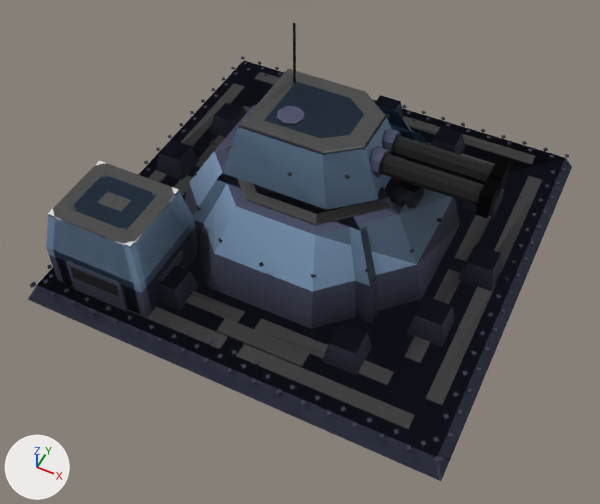
What one commit did to the glTF model assets/set_v5/veyran_advanced_defences_damaged.glb.
Camera for both pictures: a camera (50 mm lens) standing at (4.35, -9.5, 11.03) and looking at (0.24, -1.29, 0.76). Lighting does not change. The marker at lower left points along +X, +Y and +Z. The older version comes first. Vertices at exactly the same position are counted once.

The scene before the commit, as lines of its bpy script (objects in view):
```python
me_mesh_0 = bpy.data.meshes.new('Mesh_0')
me_mesh_0.from_pydata(...)  # 1949 vertices, 2562 faces; spans x -3.7..3.7, y -3.7..3.7, z 0.0..1.92
# faces by material slot: [70, 2032, 268, 168, 24]
me_mesh_0.materials.append(mat_paint)
me_mesh_0.materials.append(mat_paint2)
me_mesh_0.materials.append(mat_team)
me_mesh_0.materials.append(mat_metal)
me_mesh_0.materials.append(mat_rubber)
me_mesh_2 = bpy.data.meshes.new('Mesh_2')
me_mesh_2.from_pydata(...)  # 80 vertices, 124 faces; spans x 0.0..2.1, y -0.47..0.47, z -0.23..0.23
# faces by material slot: [56, 68]
me_mesh_2.materials.append(mat_paint2)
me_mesh_2.materials.append(mat_metal)
me_mesh_3 = bpy.data.meshes.new('Mesh_3')
me_mesh_3.from_pydata(...)  # 417 vertices, 594 faces; spans x -3.7..3.7, y -3.7..3.7, z 0.0..1.92
# faces by material slot: [61, 275, 258]
me_mesh_3.materials.append(mat_paint)
me_mesh_3.materials.append(mat_paint2)
me_mesh_3.materials.append(mat_team)
ob_barrel = bpy.data.objects.new('barrel', me_mesh_2)
ob_barrel.parent = ob_turret
ob_barrel.location = (0.875, 0.0, 0.475)
ob_body = bpy.data.objects.new('body', me_mesh_0)
ob_body.parent = ob_veyran_advanced_defences_damaged_lod0
ob_body.location = (0.0, 0.0, 0.0)
ob_body_001 = bpy.data.objects.new('body.001', me_mesh_3)
ob_body_001.parent = ob_veyran_advanced_defences_damaged_lod1
ob_body_001.location = (0.0, 0.0, 0.0)
# also in view: 'turret.002' at (0.0, 0.0, 2.78); 'body.002' at (0.0, 0.0, 0.92); 'turret' at (0.0, 0.0, 2.78)
```
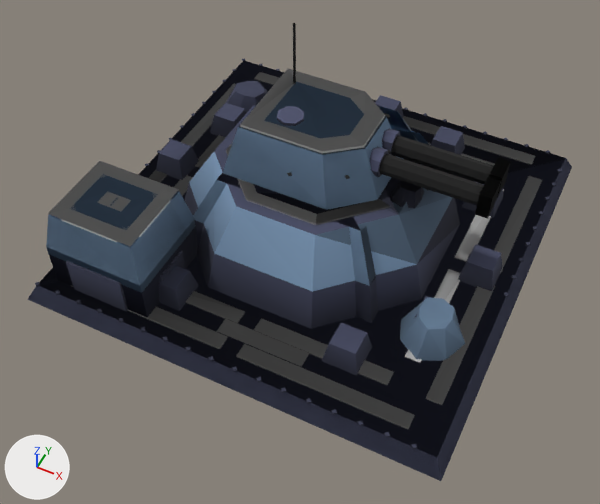
Boxes (x1, y1, x2, y2) around the edits, measured in the pictures (600 x 504 px; the box of a moved part takes in the faces that stretch with it):
'body', reshaped
    before: (30, 56, 571, 479)
    after: (30, 58, 571, 479)
'body.001', reshaped
    before: (29, 61, 572, 480)
    after: (28, 61, 572, 481)
part 1 of me_mesh_0, moved or reshaped
    before: (203, 358, 208, 363)
    after: (209, 356, 214, 362)
part 2 of me_mesh_0, moved or reshaped
    before: (251, 378, 256, 384)
    after: (256, 377, 262, 382)
part 3 of me_mesh_0, moved or reshaped
    before: (276, 389, 281, 394)
    after: (281, 387, 286, 393)
part 4 of me_mesh_0, moved or reshaped
    before: (301, 400, 306, 405)
    after: (306, 398, 311, 404)
part 5 of me_mesh_0, moved or reshaped
    before: (326, 411, 332, 416)
    after: (332, 409, 337, 415)
part 6 of me_mesh_0, moved or reshaped
    before: (352, 422, 358, 428)
    after: (358, 420, 363, 426)
part 7 of me_mesh_0, deleted
    before: (30, 62, 569, 463)
part 8 of me_mesh_0, cut back
    before: (375, 165, 449, 208)
    after: (504, 144, 562, 297)
part 9 of me_mesh_0, added
    after: (145, 69, 236, 167)
part 10 of me_mesh_0, added
    after: (384, 432, 417, 449)
part 11 of me_mesh_0, recoloured
    both: (32, 61, 565, 468)
part 12 of me_mesh_3, rebuilt
    before: (29, 61, 572, 480)
    after: (28, 61, 572, 481)
part 13 of me_mesh_3, added
    after: (47, 247, 197, 317)
part 14 of me_mesh_3, added (blue)
    after: (400, 297, 465, 361)
part 15 of me_mesh_3, added (blue)
    after: (226, 81, 268, 113)
part 16 of me_mesh_3, cut back
    before: (53, 163, 195, 315)
    after: (48, 161, 179, 246)
part 17 of me_mesh_3, edited (looks the same)
    both: (183, 78, 542, 405)

The change, as a list of edits to the scene's bpy script:
```text
Change me_mesh_0:
    used by ob_body; parent = ob_veyran_advanced_defences_damaged_lod0; location = (0.0, 0.0, 0.0)
    remove me_mesh_0.from_pydata(...)  # 1949 vertices, 2562 faces; spans x -3.7..3.7, y -3.7..3.7, z 0.0..1.92
    add me_mesh_0.from_pydata(...)  # 873 vertices, 1158 faces; spans x -3.7..3.7, y -3.7..3.7, z 0.0..1.92
    me_mesh_0 part 1: the loose piece of 8 vertices spanning x -0.28..-0.19, y -3.63..-3.55, z 0.3..0.33 is moved by (0.06, 0.06, 0.0)
    me_mesh_0 part 2: the loose piece of 8 vertices spanning x 0.56..0.65, y -3.63..-3.55, z 0.3..0.33 is moved by (0.06, 0.06, 0.0)
    me_mesh_0 part 3: the loose piece of 8 vertices spanning x 0.99..1.08, y -3.63..-3.55, z 0.3..0.33 is moved by (0.06, 0.06, 0.0)
    me_mesh_0 part 4: the loose piece of 8 vertices spanning x 1.4..1.5, y -3.63..-3.55, z 0.3..0.33 is moved by (0.06, 0.06, 0.0)
    me_mesh_0 part 5: the loose piece of 8 vertices spanning x 1.83..1.91, y -3.63..-3.55, z 0.3..0.33 is moved by (0.06, 0.06, 0.0)
    me_mesh_0 part 6: the loose piece of 8 vertices spanning x 2.24..2.34, y -3.63..-3.55, z 0.3..0.33 is moved by (0.06, 0.06, 0.0)
    me_mesh_0 part 7: 149 loose pieces with 1224 vertices, spanning x -3.63..3.63, y -3.63..3.63, z 0.17..1.92, are deleted
    me_mesh_0 part 8: 32 vertices removed from x 0.22..2.1, y -0.6..0.63, z 1.83; 88 vertices added at x 2.72..3.58, y -0.29..3.58, z 0.3..0.33
    me_mesh_0 part 9: 72 vertices added at x -3.58..-3.48, y -0.29..3.15, z 0.3..0.33
    me_mesh_0 part 10: 16 vertices added at x 2.72..3.23, y -3.58..-3.48, z 0.3..0.33
    me_mesh_0 part 11: 94 kept faces spanning x -3.7..3.7, y -3.7..3.7, z 0.0..1.12 get new vertex colours
    other edits to the shape of me_mesh_0 do not show in these pictures
    remove me_mesh_0.materials.append(mat_metal)
    remove me_mesh_0.materials.append(mat_rubber)
Change me_mesh_3:
    used by ob_body_001; parent = ob_veyran_advanced_defences_damaged_lod1; location = (0.0, 0.0, 0.0)
    remove me_mesh_3.from_pydata(...)  # 417 vertices, 594 faces; spans x -3.7..3.7, y -3.7..3.7, z 0.0..1.92
    add me_mesh_3.from_pydata(...)  # 190 vertices, 210 faces; spans x -3.7..3.7, y -3.7..3.7, z 0.0..1.92
    me_mesh_3 part 12: the loose piece of 16 vertices spanning x -3.7..3.7, y -3.7..3.7, z 0.0..0.3 is rebuilt with 8 vertices and now spans x -3.7..3.7, y -3.7..3.7, z 0.0..0.3
    me_mesh_3 part 13: a new loose piece of 16 vertices spanning x -3.3..-1.5, y -3.3..-1.7, z 0.3..1.8
    me_mesh_3 part 14: a new loose piece of 16 vertices spanning x 2.17..3.26, y -2.13..-0.88, z 0.3..0.78, in mat_paint
    me_mesh_3 part 15: a new loose piece of 16 vertices spanning x -3.18..-2.26, y 1.72..2.76, z 0.3..0.74, in mat_paint2
    me_mesh_3 part 16: 139 vertices removed from x -3.31..3.31, y -3.31..3.31, z 0.3..1.84; 4 vertices added at x -3.16..-1.63, y -3.18..-1.82, z 1.84
    me_mesh_3 part 17: 45 kept faces spanning x -3.31..3.31, y -3.31..3.31, z 0.3..1.84 get new vertex colours
    other edits to the shape of me_mesh_3 do not show in these pictures
```
